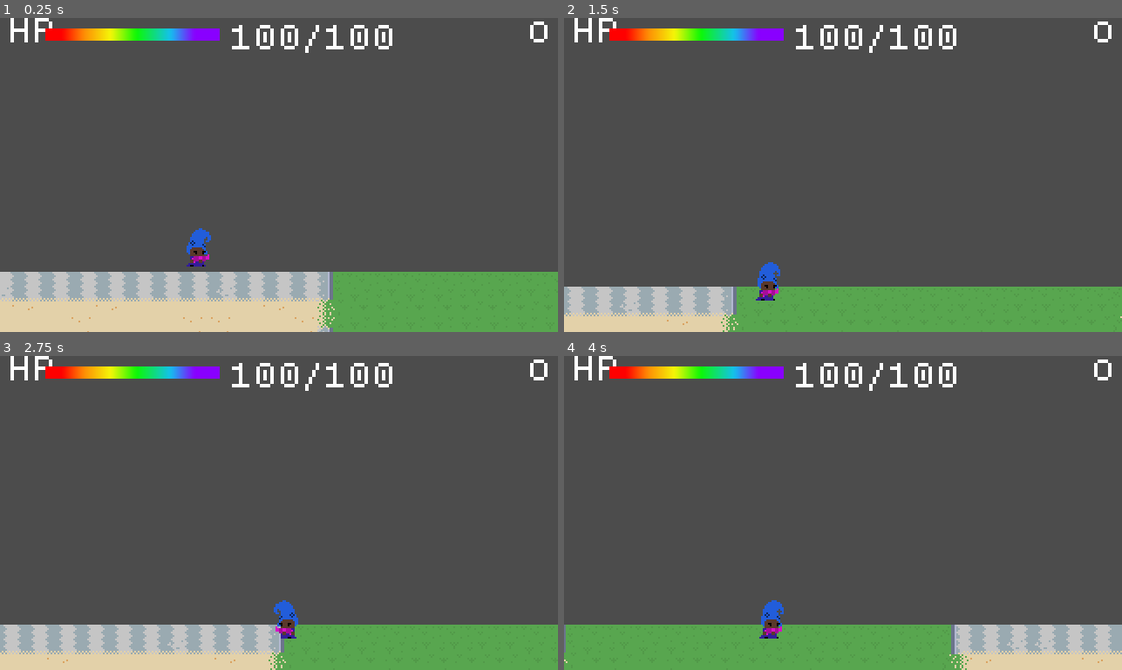
Above: before the commit, frames 1-4 (two rows, left to right).
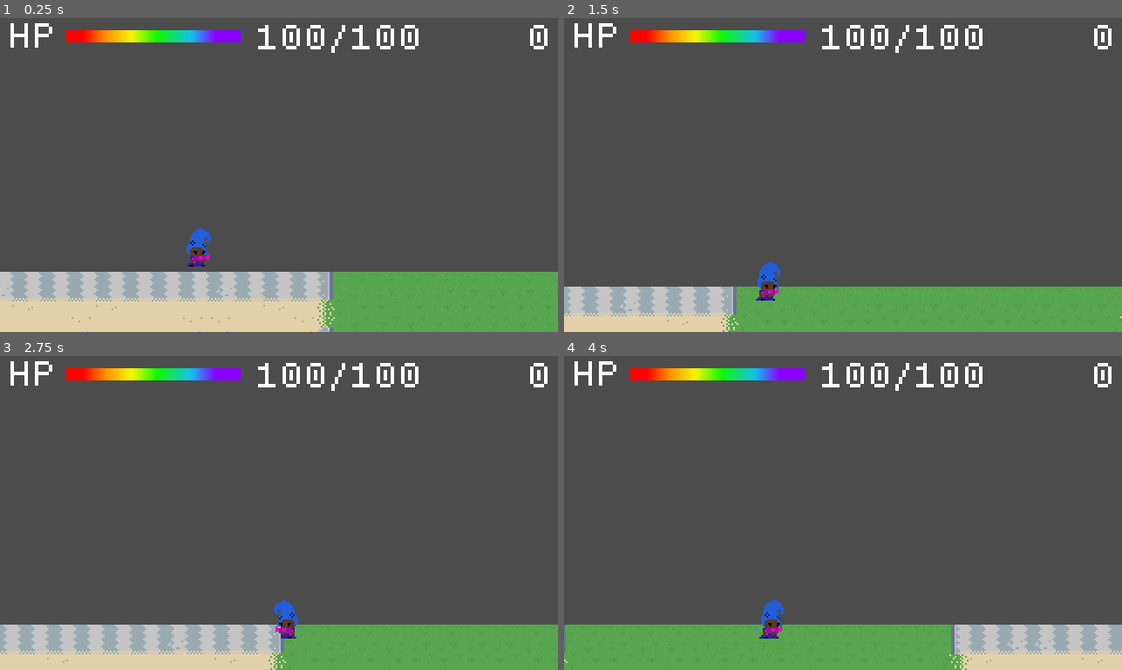
Above: after the commit, the same moments.

Repository: hamiltonromualdo/bring-ur-glam
Game: Godot game, scene res://src/Levels/Playground.tscn
Same seed, same stepped clock (60 frames per second), same inputs: the game is played once before the commit and once after it.
Inputs (mouse positions are in pixels of both pictures, inside the frame that each line leads up to):
- Up to frame 1 (0.25 s): no input
- Up to frame 2 (1.5 s): move the mouse to (965, 159) at 0.52 s; hold Right (ui_right) from 0.53 s (still down); move the mouse to (731, 190) at 1.27 s
- Up to frame 3 (2.75 s): move the mouse to (334, 443) at 2.02 s; release Right (ui_right) at 2.03 s; hold Left (ui_left) from 2.03 s (still down)
- Up to frame 4 (4 s): move the mouse to (815, 575) at 2.77 s; release Left (ui_left) at 2.78 s; hold Right (ui_right) from 2.78 s (still down); move the mouse to (1010, 560) at 3.52 s

The runs differ from the first frame. In frame 1, 2.7% of the frame differs, in the area x 1-99%, y 0-12%; in frame 2, 2.7%; in frame 3, 2.7%; in frame 4, 2.7%.

Commit message:
Position adjusts after changing font
Adjust in position and spacing after changing the font

Diff:
--- a/bring_ur_glam/assets/ui/flat_pixel_theme.tres
+++ b/bring_ur_glam/assets/ui/flat_pixel_theme.tres
@@ -6,6 +6,9 @@
 font_path = "res://assets/fonts/UbuntuMono-Regular.ttf"
 
 [sub_resource type="DynamicFont" id=2]
+size = 14
+extra_spacing_top = 3
+extra_spacing_bottom = 4
 font_data = ExtResource( 2 )
 fallback/0 = SubResource( 6 )
 
@@ -39,6 +42,9 @@
 font_path = "res://assets/fonts/UbuntuMono-Regular.ttf"
 
 [sub_resource type="DynamicFont" id=8]
+size = 14
+extra_spacing_top = 3
+extra_spacing_bottom = 4
 font_data = ExtResource( 2 )
 fallback/0 = SubResource( 7 )
 
--- a/bring_ur_glam/src/UserInterface/CustomizePlayer.tscn
+++ b/bring_ur_glam/src/UserInterface/CustomizePlayer.tscn
@@ -39,8 +39,8 @@
 [node name="VBoxContainer" type="VBoxContainer" parent="Control"]
 margin_left = 134.0
 margin_top = 5.0
-margin_right = 314.0
-margin_bottom = 176.0
+margin_right = 289.0
+margin_bottom = 197.0
 size_flags_horizontal = 3
 size_flags_vertical = 3
 custom_constants/separation = 11
@@ -50,12 +50,12 @@
 }
 
 [node name="HBoxContainer" type="HBoxContainer" parent="Control/VBoxContainer"]
-margin_right = 180.0
-margin_bottom = 18.0
+margin_right = 155.0
+margin_bottom = 23.0
 
 [node name="HairChangeLeft" type="Button" parent="Control/VBoxContainer/HBoxContainer"]
-margin_right = 12.0
-margin_bottom = 18.0
+margin_right = 13.0
+margin_bottom = 23.0
 text = "<"
 flat = true
 __meta__ = {
@@ -63,10 +63,10 @@
 }
 
 [node name="Hair" type="RichTextLabel" parent="Control/VBoxContainer/HBoxContainer"]
-margin_left = 16.0
-margin_right = 66.0
-margin_bottom = 18.0
-rect_min_size = Vector2( 50, 0 )
+margin_left = 17.0
+margin_right = 87.0
+margin_bottom = 23.0
+rect_min_size = Vector2( 70, 0 )
 bbcode_enabled = true
 bbcode_text = "[center]Hair[/center]"
 text = "Hair"
@@ -76,9 +76,9 @@
 }
 
 [node name="HairChangeRight" type="Button" parent="Control/VBoxContainer/HBoxContainer"]
-margin_left = 70.0
-margin_right = 82.0
-margin_bottom = 18.0
+margin_left = 91.0
+margin_right = 104.0
+margin_bottom = 23.0
 text = ">"
 flat = true
 __meta__ = {
@@ -86,9 +86,9 @@
 }
 
 [node name="HairColor" parent="Control/VBoxContainer" instance=ExtResource( 1 )]
-margin_top = 29.0
-margin_right = 180.0
-margin_bottom = 37.0
+margin_top = 34.0
+margin_right = 155.0
+margin_bottom = 42.0
 
 [node name="ColorSwatch" type="TextureButton" parent="Control/VBoxContainer/HairColor" instance=ExtResource( 9 )]
 margin_right = 8.0
@@ -162,9 +162,9 @@
 color = Color( 0.188235, 0.211765, 0, 1 )
 
 [node name="SkinColor" parent="Control/VBoxContainer" instance=ExtResource( 8 )]
-margin_top = 48.0
-margin_right = 180.0
-margin_bottom = 56.0
+margin_top = 53.0
+margin_right = 155.0
+margin_bottom = 61.0
 
 [node name="ColorSwatch" type="TextureButton" parent="Control/VBoxContainer/SkinColor" instance=ExtResource( 9 )]
 margin_right = 8.0
@@ -262,9 +262,9 @@
 color = Color( 0.678431, 0.192157, 0, 1 )
 
 [node name="GunColor" parent="Control/VBoxContainer" instance=ExtResource( 11 )]
-margin_top = 67.0
-margin_right = 180.0
-margin_bottom = 75.0
+margin_top = 72.0
+margin_right = 155.0
+margin_bottom = 80.0
 
 [node name="ColorSwatch" type="TextureButton" parent="Control/VBoxContainer/GunColor" instance=ExtResource( 9 )]
 margin_right = 8.0
@@ -362,9 +362,9 @@
 color = Color( 0.996078, 0.313726, 0, 1 )
 
 [node name="DressColor" parent="Control/VBoxContainer" instance=ExtResource( 12 )]
-margin_top = 86.0
-margin_right = 180.0
-margin_bottom = 94.0
+margin_top = 91.0
+margin_right = 155.0
+margin_bottom = 99.0
 
 [node name="ColorSwatch" type="TextureButton" parent="Control/VBoxContainer/DressColor" instance=ExtResource( 9 )]
 margin_right = 8.0
@@ -462,9 +462,9 @@
 color = Color( 0.239216, 0.00784314, 0.419608, 1 )
 
 [node name="ShoesColor" parent="Control/VBoxContainer" instance=ExtResource( 13 )]
-margin_top = 105.0
-margin_right = 180.0
-margin_bottom = 113.0
+margin_top = 110.0
+margin_right = 155.0
+margin_bottom = 118.0
 
 [node name="ColorSwatch" type="TextureButton" parent="Control/VBoxContainer/ShoesColor" instance=ExtResource( 9 )]
 margin_right = 8.0
@@ -561,17 +561,14 @@
 }
 color = Color( 0.0156863, 0.0156863, 0.0705882, 1 )
 
-[node name="MarginContainer" type="MarginContainer" parent="Control/VBoxContainer"]
-margin_top = 124.0
-margin_right = 60.0
-margin_bottom = 142.0
-__meta__ = {
-"_edit_use_anchors_": false
-}
-
-[node name="Rand" type="Button" parent="Control/VBoxContainer/MarginContainer"]
-margin_right = 60.0
-margin_bottom = 18.0
+[node name="HBoxContainer2" type="HBoxContainer" parent="Control/VBoxContainer"]
+margin_top = 129.0
+margin_right = 155.0
+margin_bottom = 152.0
+
+[node name="Rand" type="Button" parent="Control/VBoxContainer/HBoxContainer2"]
+margin_right = 46.0
+margin_bottom = 23.0
 rect_min_size = Vector2( 30, 15 )
 text = "      "
 flat = true
@@ -580,20 +577,25 @@
 "_edit_use_anchors_": false
 }
 
-[node name="Sprite" type="Sprite" parent="Control/VBoxContainer/MarginContainer/Rand"]
+[node name="Sprite" type="Sprite" parent="Control/VBoxContainer/HBoxContainer2/Rand"]
 modulate = Color( 0, 0.352941, 0.509804, 1 )
 position = Vector2( 19, 10 )
 scale = Vector2( 2, 2 )
 texture = ExtResource( 5 )
 
-[node name="HBoxContainer2" type="HBoxContainer" parent="Control/VBoxContainer"]
-margin_top = 153.0
-margin_right = 180.0
-margin_bottom = 171.0
+[node name="StartGame" type="Button" parent="Control/VBoxContainer/HBoxContainer2"]
+margin_left = 50.0
+margin_right = 98.0
+margin_bottom = 23.0
+text = "Play"
+__meta__ = {
+"_edit_use_anchors_": false
+}
 
 [node name="Save" type="Button" parent="Control/VBoxContainer/HBoxContainer2"]
-margin_right = 25.0
-margin_bottom = 18.0
+margin_left = 102.0
+margin_right = 141.0
+margin_bottom = 23.0
 rect_min_size = Vector2( 25, 18 )
 text = "     "
 flat = true
@@ -605,15 +607,6 @@
 position = Vector2( 14, 10 )
 scale = Vector2( 2, 2 )
 texture = ExtResource( 6 )
-
-[node name="StartGame" type="Button" parent="Control/VBoxContainer/HBoxContainer2"]
-margin_left = 29.0
-margin_right = 81.0
-margin_bottom = 18.0
-text = "Play"
-__meta__ = {
-"_edit_use_anchors_": false
-}
 
 [node name="Background" type="CanvasLayer" parent="Control"]
 layer = -1
@@ -644,12 +637,12 @@
 [connection signal="color_changed" from="Control/VBoxContainer/GunColor" to="." method="_on_GunColorSelector_color_changed"]
 [connection signal="color_changed" from="Control/VBoxContainer/DressColor" to="." method="_on_DressColor_color_changed"]
 [connection signal="color_changed" from="Control/VBoxContainer/ShoesColor" to="." method="_on_ShoesColor_color_changed"]
-[connection signal="button_down" from="Control/VBoxContainer/MarginContainer/Rand" to="Control/VBoxContainer/MarginContainer/Rand" method="_on_Rand_button_down"]
-[connection signal="button_up" from="Control/VBoxContainer/MarginContainer/Rand" to="Control/VBoxContainer/MarginContainer/Rand" method="_on_Rand_button_up"]
-[connection signal="mouse_entered" from="Control/VBoxContainer/MarginContainer/Rand" to="Control/VBoxContainer/MarginContainer/Rand" method="_on_Rand_mouse_entered"]
-[connection signal="mouse_exited" from="Control/VBoxContainer/MarginContainer/Rand" to="Control/VBoxContainer/MarginContainer/Rand" method="_on_Rand_mouse_exited"]
-[connection signal="pressed" from="Control/VBoxContainer/MarginContainer/Rand" to="." method="_on_Rand_pressed"]
+[connection signal="button_down" from="Control/VBoxContainer/HBoxContainer2/Rand" to="Control/VBoxContainer/HBoxContainer2/Rand" method="_on_Rand_button_down"]
+[connection signal="button_up" from="Control/VBoxContainer/HBoxContainer2/Rand" to="Control/VBoxContainer/HBoxContainer2/Rand" method="_on_Rand_button_up"]
+[connection signal="mouse_entered" from="Control/VBoxContainer/HBoxContainer2/Rand" to="Control/VBoxContainer/HBoxContainer2/Rand" method="_on_Rand_mouse_entered"]
+[connection signal="mouse_exited" from="Control/VBoxContainer/HBoxContainer2/Rand" to="Control/VBoxContainer/HBoxContainer2/Rand" method="_on_Rand_mouse_exited"]
+[connection signal="pressed" from="Control/VBoxContainer/HBoxContainer2/Rand" to="." method="_on_Rand_pressed"]
+[connection signal="pressed" from="Control/VBoxContainer/HBoxContainer2/StartGame" to="." method="_on_StartGame_pressed"]
 [connection signal="pressed" from="Control/VBoxContainer/HBoxContainer2/Save" to="." method="_on_Save_pressed"]
-[connection signal="pressed" from="Control/VBoxContainer/HBoxContainer2/StartGame" to="." method="_on_StartGame_pressed"]
 
 [editable path="PlayerImages"]
--- a/bring_ur_glam/src/UserInterface/HUD.tscn
+++ b/bring_ur_glam/src/UserInterface/HUD.tscn
@@ -11,10 +11,11 @@
 anchor_left = 1.0
 anchor_right = 1.0
 margin_left = -40.0
+margin_top = 4.0
 margin_right = -4.0
-margin_bottom = 37.0
+margin_bottom = 41.0
 theme = ExtResource( 1 )
-text = "o"
+text = "0"
 align = 2
 autowrap = true
 __meta__ = {
@@ -23,8 +24,9 @@
 
 [node name="HPLabel" type="Label" parent="."]
 margin_left = 4.0
-margin_right = 22.0
-margin_bottom = 17.0
+margin_top = 3.0
+margin_right = 32.0
+margin_bottom = 20.0
 theme = ExtResource( 1 )
 text = "HP"
 __meta__ = {
@@ -32,15 +34,15 @@
 }
 
 [node name="HealthBarRbn" parent="." instance=ExtResource( 3 )]
-margin_left = 32.72
-margin_top = 8.88
-margin_right = 2.0
-margin_bottom = -8.58
+margin_left = 44.72
+margin_top = 9.88
+margin_right = 14.0
+margin_bottom = -7.58
 
 [node name="HPValue" type="Label" parent="."]
-margin_left = 131.0
+margin_left = 146.0
 margin_top = 4.0
-margin_right = 171.0
+margin_right = 228.0
 margin_bottom = 20.0
 theme = ExtResource( 1 )
 text = "50/120"
